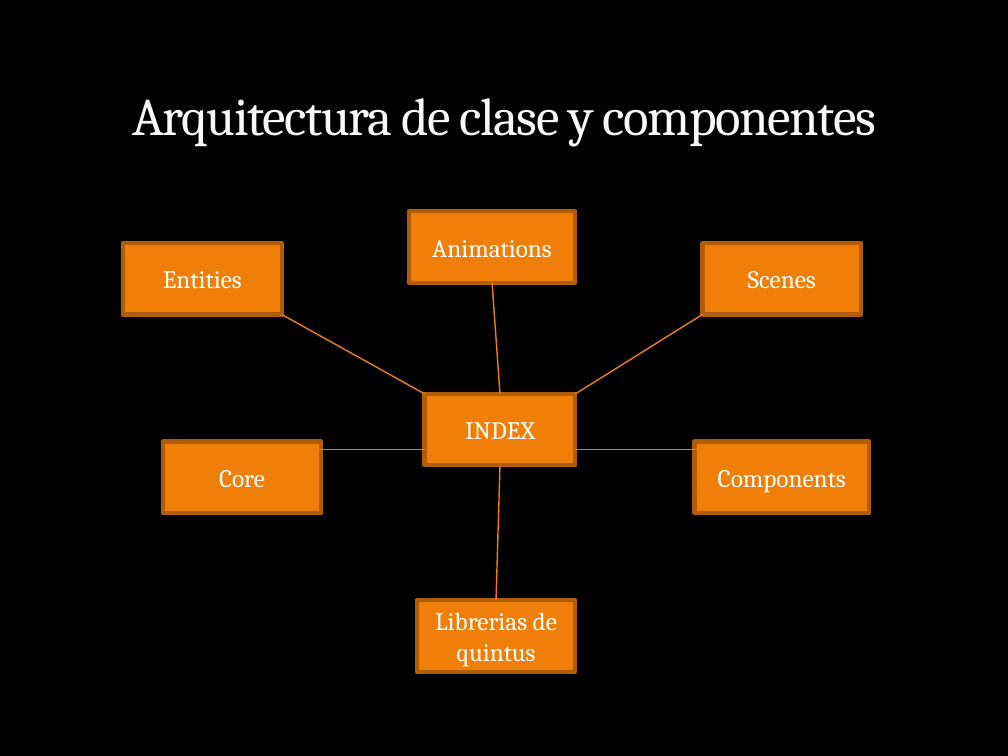
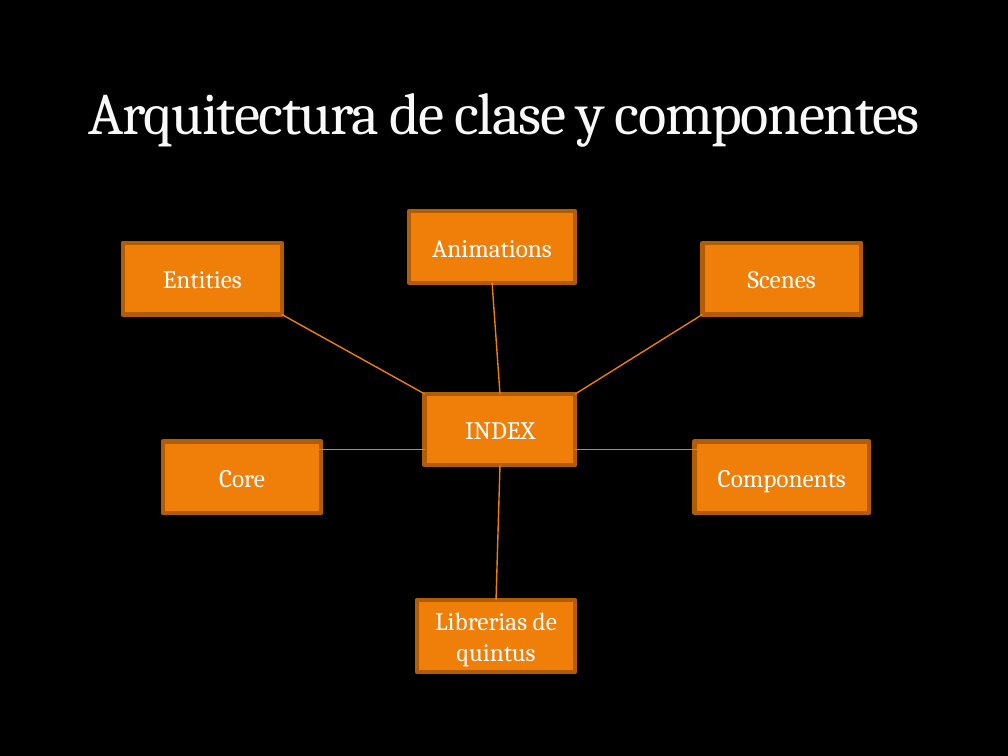
Before and after one commit to plandevida/ZombiesForPresident, a slide deck: slide 6 of zombiesppt.pptx. Drawn at 1008x756 pixels with LibreOffice and Linux fonts; fonts in the diff are those of the drawing; background and template pictures are left out. Boxes give left, top, right and bottom in pixels: in the first picture for what was removed or moved away, otherwise in the second. Text is boxed around its words. In the diff, an @@ line names an element or a change of style, - is before the commit and + after.

```diff
--- a/zombiesppt.pptx
+++ b/zombiesppt.pptx
@@ title "Arquitectura de clase y componentes" at [88,93,920,147]: size 37.8 to 42 pt @@
```
Also in this commit, not shown: 1 other slide changed, 4 other files.
